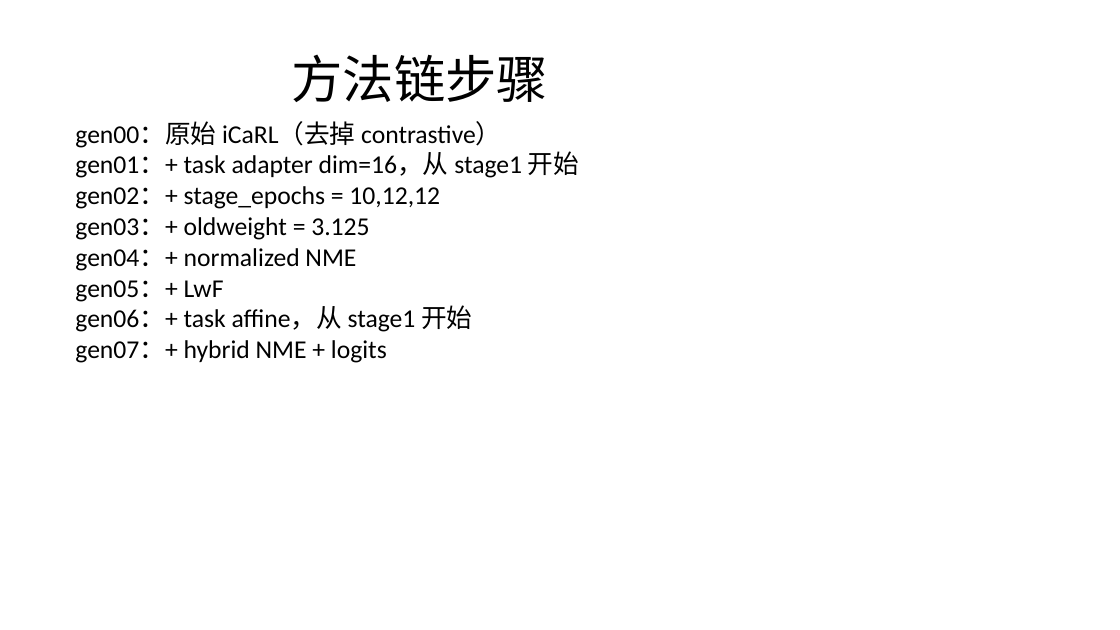
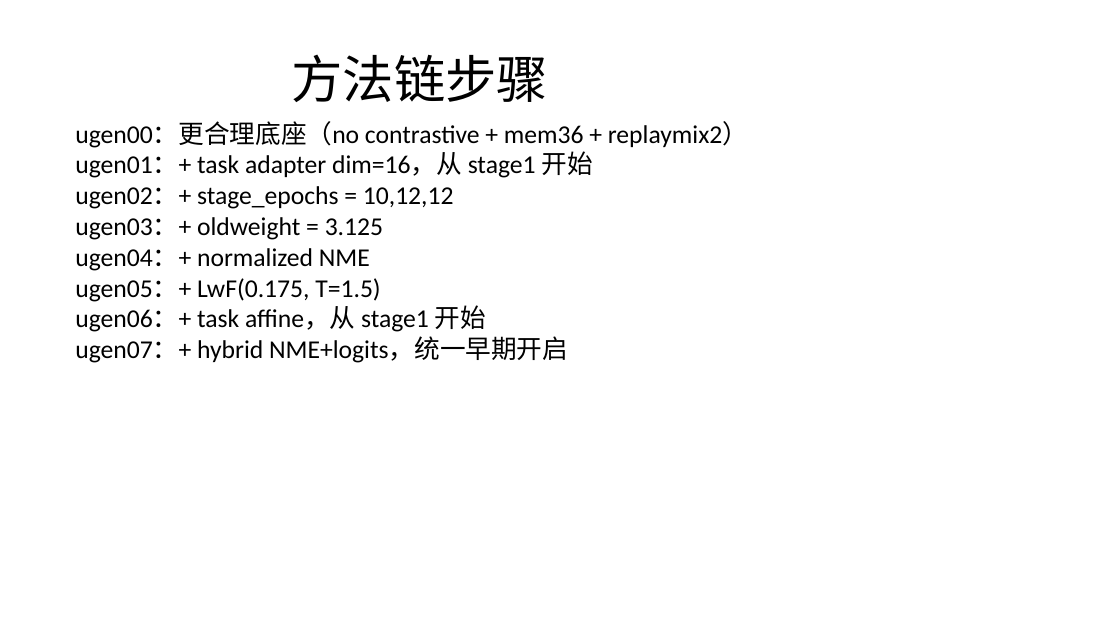
Before and after one commit to DevDreamerCB/iCaRL_codex, a slide deck: slide 3 of research/general_methods_chain_20260323_zh.pptx. Drawn at 1120x630 pixels with LibreOffice and Linux fonts; fonts in the diff are those of the drawing. Boxes give left, top, right and bottom in pixels: in the first picture for what was removed or moved away, otherwise in the second. Text is boxed around its words. In the diff, an @@ line names an element or a change of style, - is before the commit and + after.

Commit message:
Correct universal methods chain with replaymix base

```diff
--- a/research/general_methods_chain_20260323_zh.pptx
+++ b/research/general_methods_chain_20260323_zh.pptx
@@ text at [75,122,748,363]: text changed @@
-gen00：原始 iCaRL（去掉 contrastive）
-gen01：+ task adapter dim=16，从 stage1 开始
-gen02：+ stage_epochs = 10,12,12
-gen03：+ oldweight = 3.125
-gen04：+ normalized NME
-gen05：+ LwF
-gen06：+ task affine，从 stage1 开始
-gen07：+ hybrid NME + logits
+ugen00：更合理底座（no contrastive + mem36 + replaymix2）
+ugen01：+ task adapter dim=16，从 stage1 开始
+ugen02：+ stage_epochs = 10,12,12
+ugen03：+ oldweight = 3.125
+ugen04：+ normalized NME
+ugen05：+ LwF(0.175, T=1.5)
+ugen06：+ task affine，从 stage1 开始
+ugen07：+ hybrid NME+logits，统一早期开启
```
Also in this commit, not shown: 2 other slides changed, 9 slides added, 8 slides removed, 6 other files.
